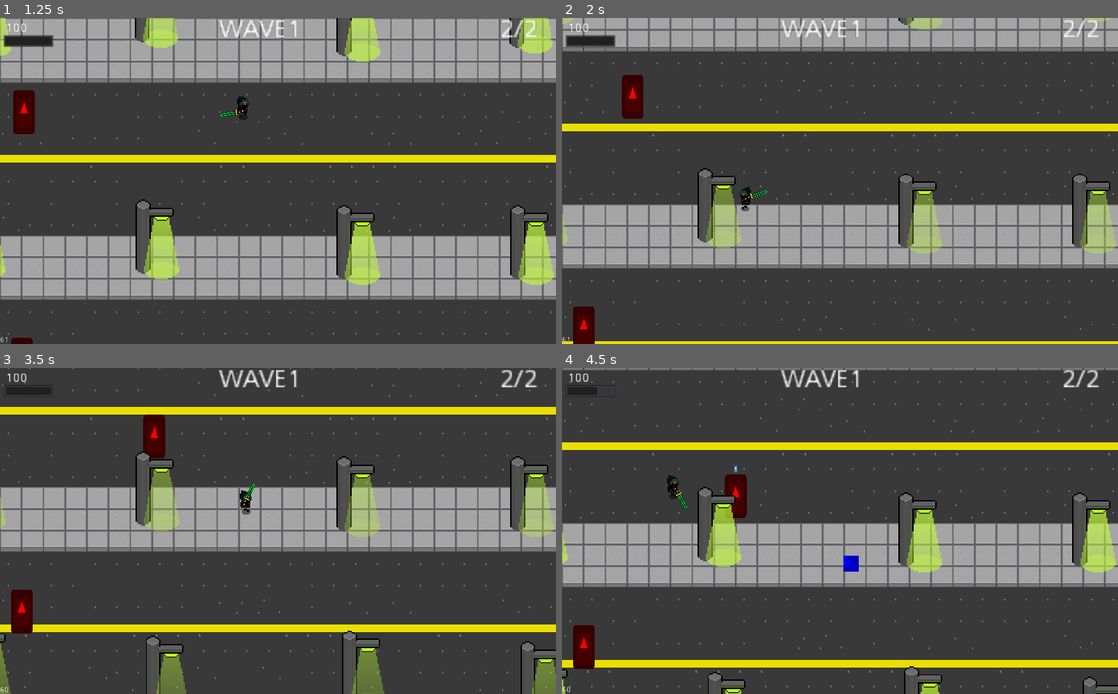
Above: before the commit, frames 1-4 (two rows, left to right).
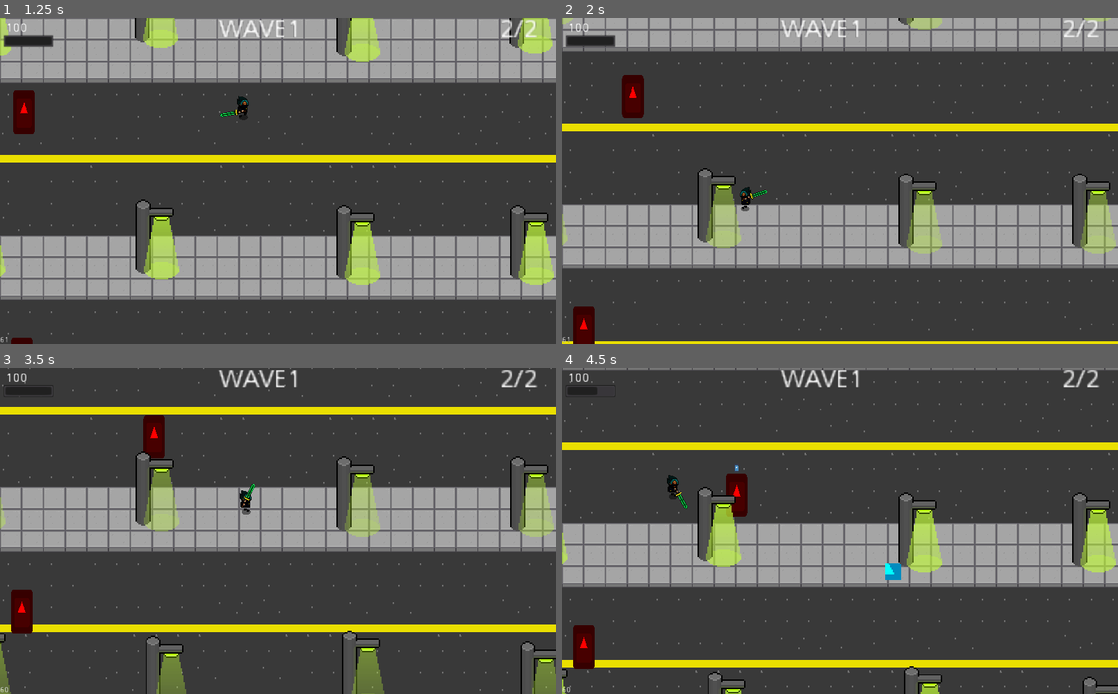
Above: after the commit, the same moments.

Repository: BielMaxBR/jam-do-renzk
Game: Godot game, scene res://scenes/Cenario/main.tscn
Two runs of this game, one before a commit and one after it. Both use one fixed random seed, a clock stepped at 60 frames per second and the inputs below. The engine's default icon, where the game draws it, is replaced by a stand-in: a white triangle on a blue panel in a dark square.
Inputs (mouse positions are in pixels of both pictures, inside the frame that each line leads up to):
- Up to frame 1 (1.25 s): move the mouse to (400, 164) at 0.52 s; hold D (ui_right) from 0.53 s (still down); click (400, 164) at 0.6 s
- Up to frame 2 (2 s): move the mouse to (728, 197) at 1.27 s; release D (ui_right) at 1.28 s; hold S (ui_down) from 1.28 s (still down); right-click (728, 197) at 1.35 s
- Up to frame 3 (3.5 s): move the mouse to (333, 459) at 2.02 s; release S (ui_down) at 2.03 s; hold D (ui_right) 2.03-2.78 s; click (333, 459) at 2.1 s; move the mouse to (250, 596) at 2.77 s; hold W (ui_up) from 2.78 s (still down); right-click (250, 596) at 2.85 s
- Up to frame 4 (4.5 s): move the mouse to (1006, 579) at 3.52 s; release W (ui_up) at 3.53 s; hold A (ui_left) from 3.53 s (still down); click (1006, 579) at 3.6 s; tap Q (skill_1) at 4.15 s; move the mouse to (673, 482) at 4.27 s; right-click (673, 482) at 4.35 s

Frame 1 is identical in both runs. In frame 2, less than 0.1% of the frame differs, in the area x 10-15%, y 17-31%; in frame 3, less than 0.1%; in frame 4, 0.4%, in the area x 29-61%, y 29-66%.

Commit message:
o novo poder! PAUSE II

Diff:
--- a/projeto do jogo da jam/scenes/Cenario/main.tscn
+++ b/projeto do jogo da jam/scenes/Cenario/main.tscn
@@ -300,6 +300,7 @@
 [node name="YSort" type="YSort" parent="."]
 
 [node name="player" parent="YSort" instance=ExtResource( 2 )]
+process_priority = 1
 position = Vector2( 230.532, 143.701 )
 
 [node name="HUD" type="CanvasLayer" parent="."]
--- /dev/null
+++ b/projeto do jogo da jam/scenes/player/skills/projetil_pauseII.tscn
@@ -0,0 +1,41 @@
+[gd_scene load_steps=5 format=2]
+
+[ext_resource path="res://scripts/player/skills/projetil_pause.gd" type="Script" id=1]
+[ext_resource path="res://sprites/icon.png" type="Texture" id=2]
+
+[sub_resource type="CircleShape2D" id=1]
+radius = 13.6776
+
+[sub_resource type="CircleShape2D" id=2]
+radius = 114.501
+
+[node name="pause" type="Area2D"]
+collision_layer = 70
+collision_mask = 70
+script = ExtResource( 1 )
+
+[node name="Timer" type="Timer" parent="."]
+wait_time = 3.0
+
+[node name="Sprite" type="Sprite" parent="."]
+modulate = Color( 0, 1, 1, 1 )
+light_mask = 5
+position = Vector2( -0.166862, 0.33371 )
+scale = Vector2( 2.01641, 2.34832 )
+texture = ExtResource( 2 )
+region_enabled = true
+region_rect = Rect2( 36.5814, 27.382, 11.5556, 10.2222 )
+
+[node name="CollisionShape2D" type="CollisionShape2D" parent="."]
+shape = SubResource( 1 )
+
+[node name="Area2D" type="Area2D" parent="."]
+collision_layer = 71
+collision_mask = 71
+
+[node name="CollisionShape2D" type="CollisionShape2D" parent="Area2D"]
+shape = SubResource( 2 )
+disabled = true
+[connection signal="area_entered" from="." to="." method="_on_pause_area_entered"]
+[connection signal="timeout" from="Timer" to="." method="_on_Timer_timeout"]
+[connection signal="area_entered" from="Area2D" to="." method="_on_Area2D_area_entered"]
--- a/projeto do jogo da jam/scripts/player/player.gd
+++ b/projeto do jogo da jam/scripts/player/player.gd
@@ -3,6 +3,7 @@
 
 export onready var tween = get_node("tween_dash")
 onready var Pre_skill_Pause = preload("res://scenes/player/skills/projetil_pause.tscn")
+onready var Pre_skill_PauseII = preload("res://scenes/player/skills/projetil_pauseII.tscn")
 onready var dad = get_node("../")
 export var stamina = 3
 var direcao = Vector2()
@@ -62,8 +63,14 @@
 		stamina -= 1
 
 func skill(slot):
+	if slot == 0:
+		var skill = Pre_skill_Pause.instance()
+		skill.global_position = get_global_position()
+		#skill.look_at(get_global_mouse_position())
+		skill.alvo = get_global_mouse_position() - (self.global_position)
+		get_parent().add_child(skill)
 	if slot == 1:
-		var skill = Pre_skill_Pause.instance()
+		var skill = Pre_skill_PauseII.instance()
 		skill.global_position = get_global_position()
 		#skill.look_at(get_global_mouse_position())
 		skill.alvo = get_global_mouse_position() - (self.global_position)
--- a/projeto do jogo da jam/scripts/player/skills/projetil_pause.gd
+++ b/projeto do jogo da jam/scripts/player/skills/projetil_pause.gd
@@ -2,9 +2,9 @@
 
 export var alvo = Vector2()
 var stop = false
-var inimigo
-var danoInimigo = 0
-var vel = 500
+var inimigo = []
+
+var vel = 700
 func _ready():
 	#print(get_parent())
 	pass
@@ -14,34 +14,37 @@
 	if stop == true:
 		# invisivel
 		# mantém o inimigo paralizado
-		if inimigo:
-			inimigo.congelado = true
-			# salva o dano do inimigo pra voltar dps
-			#if danoInimigo == 0:
-			#	global_position = inimigo.global_position
-			#3	danoInimigo = inimigo.dano
-			#inimigo.global_position = self.global_position
-			# zera o dano
-			#inimigo.dano = 0
-		else:
-			queue_free()
+		for i in inimigo:
+			if i:
+				i.congelado = true
+			else:
+				continue
 	else:
 		translate(alvo.normalized()* vel * delta)
 
 func _on_Timer_timeout():
-	if inimigo:
-		inimigo.congelado = false
-		#inimigo.dano = danoInimigo
+	for i in inimigo:
+		if i:
+			i.congelado = false
+
 	stop = false
 	queue_free()
 	pass # Replace with function body.
 
 
 func _on_pause_area_entered(area):
-	print("e bateu")
+
 	if area.is_in_group("o fim"):
 		queue_free()
 	if area.is_in_group("inimigos") and area.get_parent().congelado == false:
 		$Timer.start()
-		inimigo = area.get_parent()
+		inimigo.append(area.get_parent())
+		$CollisionShape2D.set_deferred("disabled", true)
+		$Area2D/CollisionShape2D.set_deferred("disabled", false)
 		stop = true
+
+
+func _on_Area2D_area_entered(area):
+	if area.is_in_group("inimigos") and area.get_parent().congelado == false:
+		inimigo.append(area.get_parent())
+	pass # Replace with function body.
